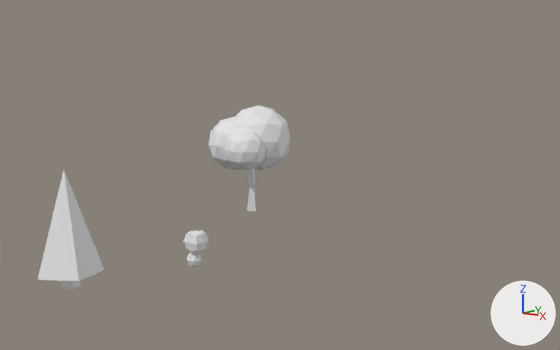
The Blender file public/models/assets.blend: old version first, new version second.
Both versions are drawn from a 50 mm camera at (15.99, -16.85, 6.82) aimed at (-1.09, 5.81, 2.03). Arrows for +X, +Y and +Z are at lower right; the lights stay in place.

The first picture shows 'Character', 'Tree', 'Tree2'.
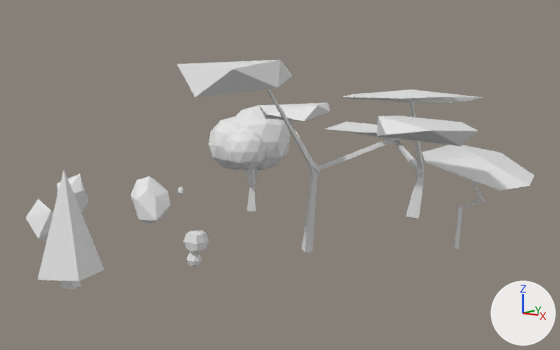
Boxes (x1, y1, x2, y2) around the edits, measured in the pictures (560 x 350 px):
'Tree3', added
    after: (177, 60, 478, 252)
    faces in mat_green (white #e7e7e7): (177, 60, 478, 146)
    faces in mat_brown (white #e7e7e7): (267, 89, 399, 252)
'Tree5', added
    after: (422, 145, 535, 249)
    faces in mat_green (white #e7e7e7): (422, 145, 535, 190)
    faces in mat_brown (white #e7e7e7): (454, 179, 485, 249)
'Tree4', added
    after: (325, 90, 484, 219)
    faces in mat_green (white #e7e7e7): (325, 90, 484, 139)
    faces in mat_brown (white #e7e7e7): (394, 102, 424, 219)
'Rock.003', added
    after: (131, 177, 171, 224)
'Rock.001', added
    after: (26, 199, 53, 241)
'Rock.002', added
    after: (57, 174, 88, 213)

Edits to the bpy script that builds the scene:
```text
Add me_icosphere_034:
    me_icosphere_034.from_pydata(...)  # 42 vertices, 80 faces; spans x -0.158..0.101, y -0.021..0.313, z -0.365..0.616
    me_icosphere_034.materials.append(mat_concrete)  # white #e7e7e7
Add me_icosphere_012:
    me_icosphere_012.from_pydata(...)  # 42 vertices, 80 faces; spans x -0.19..0.055, y -0.195..0.131, z -0.193..0.637
    me_icosphere_012.materials.append(mat_concrete)  # white #e7e7e7
Add me_icosphere_011:
    me_icosphere_011.from_pydata(...)  # 42 vertices, 80 faces; spans x -0.13..0.09, y -0.173..0.108, z -0.368..0.268
    me_icosphere_011.materials.append(mat_concrete)  # white #e7e7e7
Add me_icosphere_041:
    me_icosphere_041.from_pydata(...)  # 143 vertices, 250 faces; spans x -0.115..0.114, y -0.083..0.218, z -0.043..0.639
    # faces by material slot: [234, 16]
    me_icosphere_041.materials.append(mat_brown)  # white #e7e7e7
    me_icosphere_041.materials.append(mat_green)  # white #e7e7e7
Add me_icosphere_036:
    me_icosphere_036.from_pydata(...)  # 248 vertices, 263 faces; spans x -9.28..4.81, y -4.26..7.75, z -0.31..8.04
    # faces by material slot: [223, 40]
    me_icosphere_036.materials.append(mat_brown)  # white #e7e7e7
    me_icosphere_036.materials.append(mat_green)  # white #e7e7e7
Add me_circle_003:
    me_circle_003.from_pydata(...)  # 435 vertices, 450 faces; spans x -2.97..5.41, y -5.1..3.3, z -0.22..6.37
    # faces by material slot: [408, 42]
    me_circle_003.materials.append(mat_brown)  # white #e7e7e7
    me_circle_003.materials.append(mat_green)  # white #e7e7e7
Add ob_rock_003:
    ob_rock_003 = bpy.data.objects.new('Rock.003', me_icosphere_034)
    ob_rock_003.location = (-7.78, 5.08, 0.01)
    ob_rock_003.rotation_euler = (0.00791, 0.155, 0.0152)  # degrees (0.5, 8.9, 0.9)
    ob_rock_003.scale = (6.99, 4.86, 1.93)
    _m = ob_rock_003.modifiers.new('Decimate', 'DECIMATE')
    _m.ratio = 0.429
Add ob_rock_002:
    ob_rock_002 = bpy.data.objects.new('Rock.002', me_icosphere_012)
    ob_rock_002.location = (-9.53, 3.27, 0.03)
    ob_rock_002.rotation_euler = (0.664, 0.871, -7.534)  # degrees (38, 50, 288)
    ob_rock_002.scale = (6.99, 4.86, 1.93)
    _m = ob_rock_002.modifiers.new('Decimate', 'DECIMATE')
    _m.ratio = 0.178
Add ob_rock_001:
    ob_rock_001 = bpy.data.objects.new('Rock.001', me_icosphere_011)
    ob_rock_001.location = (-8.92, 0.93, 0.05)
    ob_rock_001.rotation_euler = (0.664, 0.871, -7.534)  # degrees (38, 50, 288)
    ob_rock_001.scale = (6.99, 4.86, 1.93)
    _m = ob_rock_001.modifiers.new('Decimate', 'DECIMATE')
    _m.ratio = 0.178
Add ob_tree5:
    ob_tree5 = bpy.data.objects.new('Tree5', me_icosphere_041)
    ob_tree5.location = (5.08, 7.99, 0.0)
    ob_tree5.rotation_euler = (0.00791, 0.155, 0.0152)  # degrees (0.5, 8.9, 0.9)
    ob_tree5.scale = (17.0, 11.8, 4.68)
Add ob_tree4:
    ob_tree4 = bpy.data.objects.new('Tree4', me_icosphere_036)
    ob_tree4.location = (1.8, 10.58, 0.0)
    ob_tree4.scale = (0.639, 0.639, 0.639)
Add ob_tree3:
    ob_tree3 = bpy.data.objects.new('Tree3', me_circle_003)
    ob_tree3.location = (1.17, 4.24, 0.0)
```
